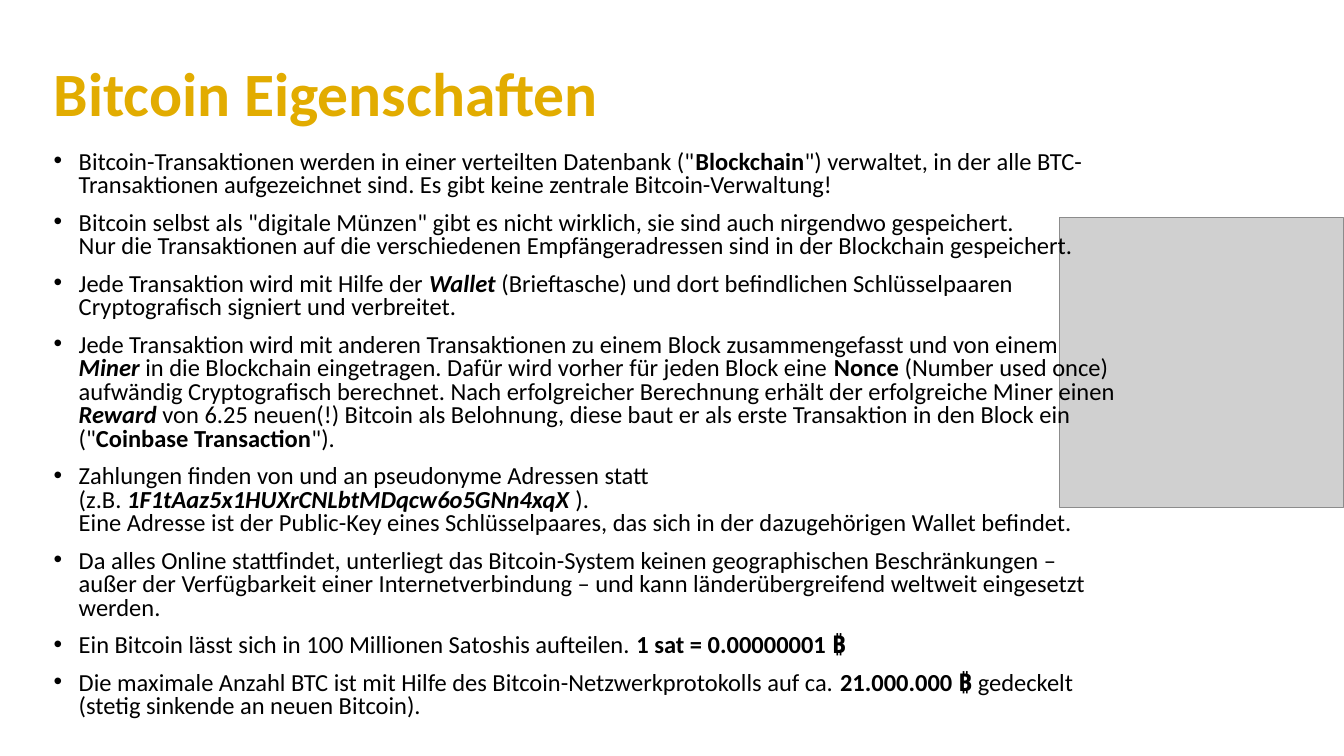
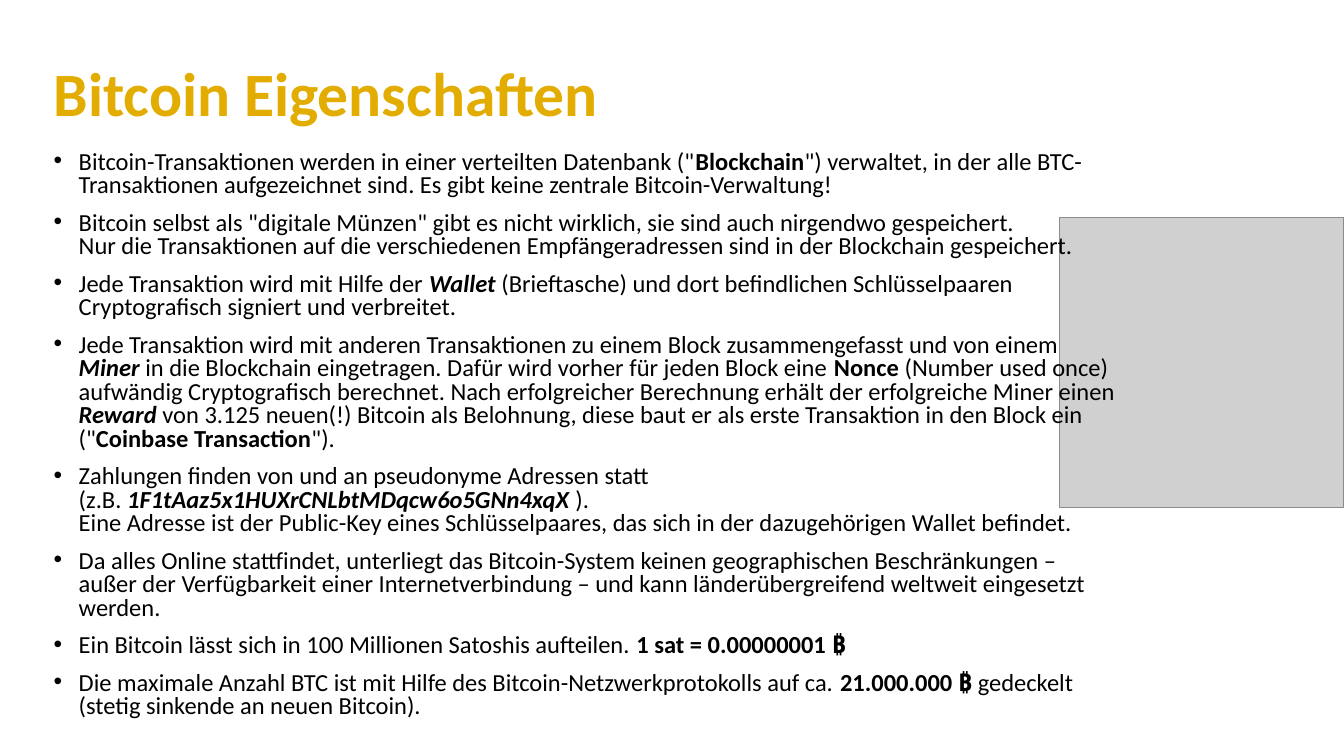
Before and after one commit to MickyRoth/Presentations, a slide deck: slide 5 of Bitcoin (und andere Kryptowährungen).pptx. Drawn at 1344x756 pixels with LibreOffice and Linux fonts; fonts in the diff are those of the drawing; grey boxes stand for pictures; background and template pictures are left out. Boxes give left, top, right and bottom in pixels: in the first picture for what was removed or moved away, otherwise in the second. Text is boxed around its words. In the diff, an @@ line names an element or a change of style, - is before the commit and + after.

```diff
--- a/Bitcoin (und andere Kryptowährungen).pptx
+++ b/Bitcoin (und andere Kryptowährungen).pptx
@@ text at (79,336,1115,451): text changed @@
-• Jede Transaktion wird mit anderen Transaktionen zu einem Block zusammengefasst und von einem Miner in die Blockchain eingetragen. Dafür wird vorher für jeden Block eine Nonce (Number used once) aufwändig Cryptografisch berechnet. Nach erfolgreicher Berechnung erhält der erfolgreiche Miner einen Reward von 6.25 neuen(!) Bitcoin als Belohnung, diese baut er als erste Transaktion in den Block ein ("Coinbase Transaction").
+• Jede Transaktion wird mit anderen Transaktionen zu einem Block zusammengefasst und von einem Miner in die Blockchain eingetragen. Dafür wird vorher für jeden Block eine Nonce (Number used once) aufwändig Cryptografisch berechnet. Nach erfolgreicher Berechnung erhält der erfolgreiche Miner einen Reward von 3.125 neuen(!) Bitcoin als Belohnung, diese baut er als erste Transaktion in den Block ein ("Coinbase Transaction").
```
Also in this commit, not shown: 1 other slide changed, 1 other file.
